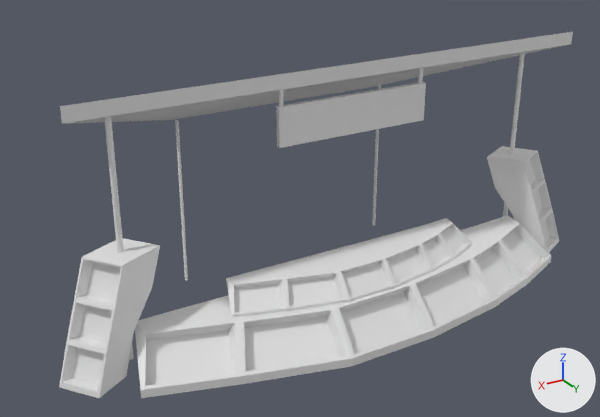
An edit to the FBX model TI3_Educacional/Assets/Models/barraquinha2.fbx, drawn before and after from the same camera.
Rendered twice from a camera (50 mm lens) standing at (6.88, 9.83, 5.38) and looking at (0.45, -0.9, 0.02). Lighting does not change. The marker at lower right points along +X, +Y and +Z. Materials are left out; every surface is plain grey.
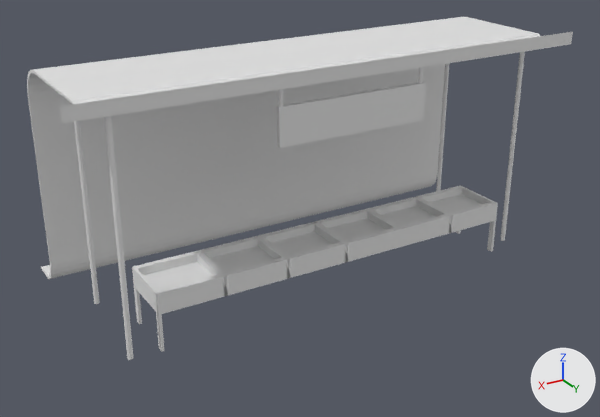
The change, as a list of edits to the scene's bpy script:
```text
Change me_cylinder_003:
    used by ob_cylinder_003; location = (-0.02, 1.66, -1.21); rotation_euler = (1.571, 0.0, 0.0), in degrees (90, 0, 0); scale = (0.01, 0.01, 0.01)
    remove me_cylinder_003.from_pydata(...)  # 402 vertices, 328 faces; spans x -451.0..485.0, y -11.0..376.0, z 0.0..410.0
    add me_cylinder_003.from_pydata(...)  # 462 vertices, 402 faces; spans x -4.0..4.0, y -5.0..-2.0, z 0.0..4.0
    me_cylinder_003 part 1: the loose piece of 24 vertices spanning x 121.0..128.0, y 323.0..355.0, z 176.0..181.0 is turned 90 degrees about the x axis through its middle and scaled by 0.115, then moved by (-121.0, -342.0, -177.0)
    me_cylinder_003 part 2: the loose piece of 24 vertices spanning x -368.0..-359.0, y -11.0..359.0, z 197.0..204.0 is turned 90 degrees about the x axis through the mesh origin and scaled by 0.01
    me_cylinder_003 part 3: the loose piece of 24 vertices spanning x 372.0..381.0, y -11.0..361.0, z 177.0..184.0 is turned 90 degrees about the x axis through the mesh origin and scaled by 0.01
    me_cylinder_003 part 4: the loose piece of 24 vertices spanning x -129.0..-122.0, y 323.0..355.0, z 176.0..181.0 is turned 90 degrees about the x axis through its middle and scaled by 0.115, then moved by (122.0, -343.0, -177.0)
    me_cylinder_003 part 5: the loose piece of 24 vertices spanning x 207.0..212.0, y -11.0..270.0, z 358.0..365.0 is turned 90 degrees about the x axis through its middle and scaled by 0.00113, then moved by (-208.0, -131.0, -358.0)
    me_cylinder_003 part 6: the loose piece of 24 vertices spanning x -199.0..-194.0, y -11.0..270.0, z 377.0..384.0 is turned 90 degrees about the x axis through its middle and scaled by 0.00113, then moved by (195.0, -131.0, -377.0)
    me_cylinder_003 part 7: the loose piece of 8 vertices spanning x -134.0..130.0, y 266.0..326.0, z 175.0..183.0 is turned 90 degrees about the x axis through the mesh origin and scaled by 0.01
    me_cylinder_003 part 8: a new loose piece of 152 vertices spanning x -1.0..3.0, y -3.0..-2.0, z 0.0..1.0
    me_cylinder_003 part 9: a new loose piece of 88 vertices spanning x -3.0..-1.0, y -3.0..-2.0, z 0.0..1.0
    me_cylinder_003 part 10: a new loose piece of 70 vertices spanning x -4.0..4.0, y -5.0..-2.0, z 0.0..4.0
    me_cylinder_003 part 11: the loose piece of 81 vertices spanning x -206.0..246.0, y 50.0..87.0, z 63.0..164.0 is deleted
    me_cylinder_003 part 12: the loose piece of 40 vertices spanning x 323.0..485.0, y -11.0..160.0, z 111.0..222.0 is deleted
    me_cylinder_003 part 13: the loose piece of 40 vertices spanning x -451.0..-312.0, y -11.0..160.0, z 111.0..240.0 is deleted
    me_cylinder_003 part 14: the loose piece of 8 vertices spanning x -445.0..438.0, y 257.0..376.0, z 168.0..410.0 is deleted
    me_cylinder_003 part 15
    81 vertices are removed from x -372.0..398.0, y -11.0..55.0, z 0.0..173.0
    84 faces are deleted
Change ob_cylinder_003:
    ob_cylinder_003.rotation_euler: (1.571, 0.0, 0.0) -> (0.0, 0.0, 0.0)  # degrees (90, 0, 0) -> degrees (0, 0, 0)
    ob_cylinder_003.scale: (0.01, 0.01, 0.01) -> (1.0, 1.0, 1.0)
```

Location of each change, (x1, y1, x2, y2) in pixels of the pictures (600 x 417 px; the box of a moved part takes in the faces that stretch with it):
'Cylinder.003', reshaped, turned, rescaled
    before: (59, 32, 573, 398)
    after: (27, 17, 573, 360)
part 1 of me_cylinder_003, moved or reshaped
    before: (279, 90, 283, 107)
    after: (74, 121, 100, 304)
part 2 of me_cylinder_003, moved or reshaped
    before: (503, 53, 525, 217)
    after: (500, 52, 525, 241)
part 3 of me_cylinder_003, moved or reshaped
    before: (104, 117, 134, 360)
    after: (104, 116, 134, 360)
part 4 of me_cylinder_003, moved or reshaped
    before: (418, 68, 423, 84)
    after: (436, 63, 450, 191)
part 5 of me_cylinder_003, moved or reshaped
    before: (175, 120, 188, 280)
    after: (279, 89, 283, 107)
part 6 of me_cylinder_003, moved or reshaped
    before: (372, 84, 381, 226)
    after: (418, 67, 423, 84)
part 7 of me_cylinder_003, moved or reshaped
    both: (276, 82, 426, 148)
part 8 of me_cylinder_003, added
    after: (132, 209, 401, 352)
part 9 of me_cylinder_003, added
    after: (367, 185, 498, 252)
part 10 of me_cylinder_003, added
    after: (27, 17, 573, 279)
part 11 of me_cylinder_003, deleted
    before: (226, 218, 473, 317)
part 12 of me_cylinder_003, deleted
    before: (59, 238, 160, 398)
part 13 of me_cylinder_003, deleted
    before: (487, 146, 559, 252)
part 14 of me_cylinder_003, deleted
    before: (60, 32, 573, 124)
part 15 of me_cylinder_003, deleted
    before: (135, 215, 551, 398)
